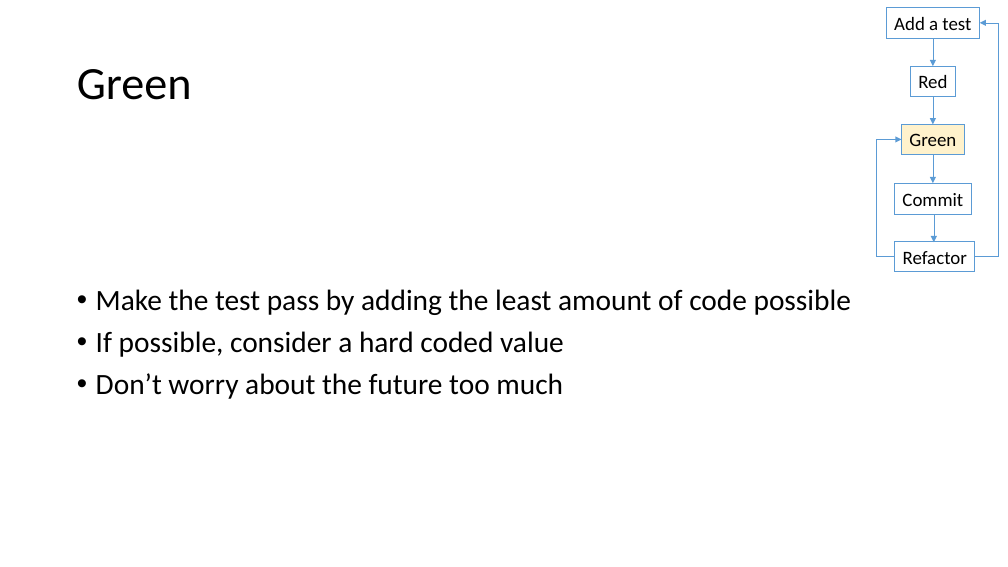
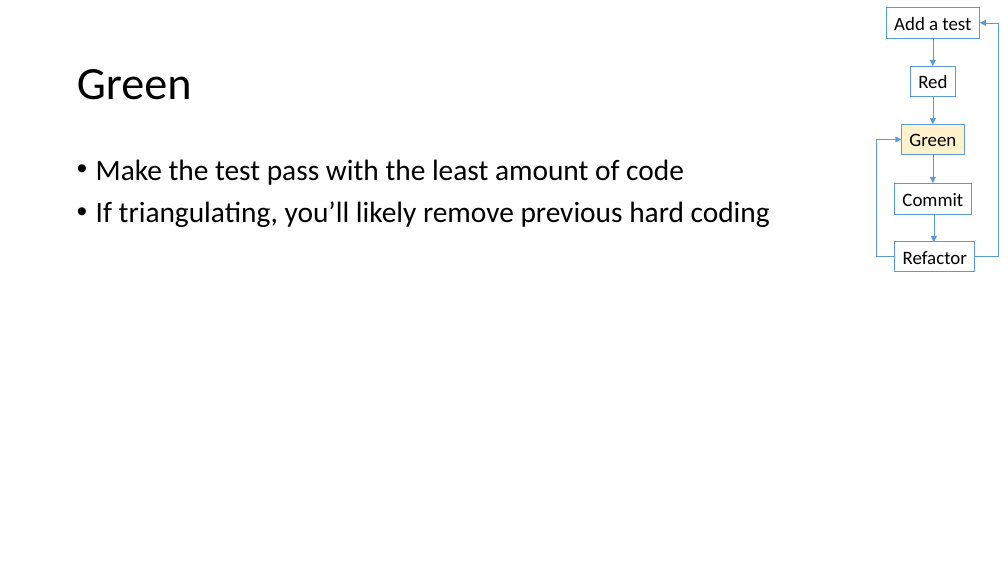
Before and after one commit to LlanddewiLovesYou/TDD_Darts, a slide deck: slide 17 of curriculum.pptx (slide 16 before the commit). Drawn at 1008x567 pixels with LibreOffice and Linux fonts; fonts in the diff are those of the drawing. Boxes give left, top, right and bottom in pixels: in the first picture for what was removed or moved away, otherwise in the second. Text is boxed around its words. In the diff, an @@ line names an element or a change of style, - is before the commit and + after.

Commit message:
Added a second section about writing more tests

```diff
--- a/curriculum.pptx
+++ b/curriculum.pptx
@@ text at (96, 159, 770, 227): text changed @@
-• Make the test pass by adding the least amount of code possible
-• If possible, consider a hard coded value
-• Don’t worry about the future too much
+• Make the test pass with the least amount of code
+• If triangulating, you’ll likely remove previous hard coding
```
Also in this commit, not shown: 2 other slides changed, 1 slide added.
